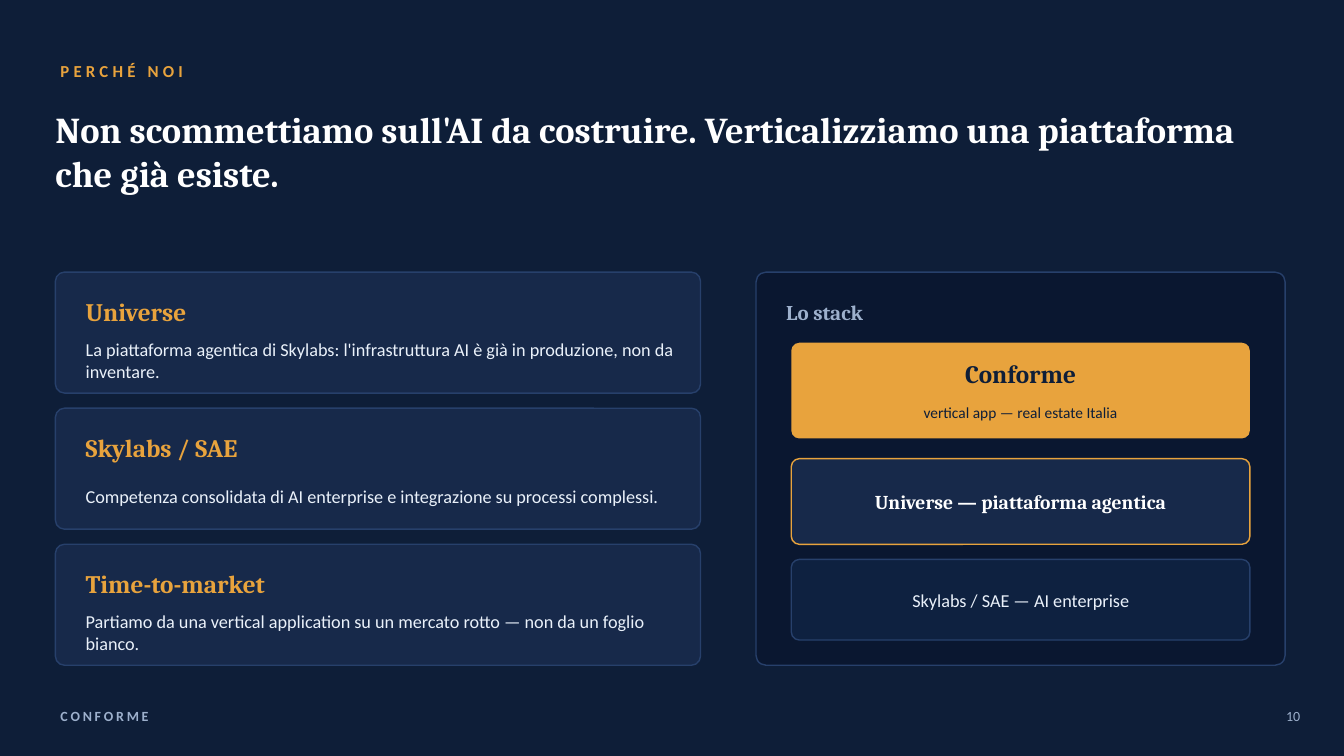
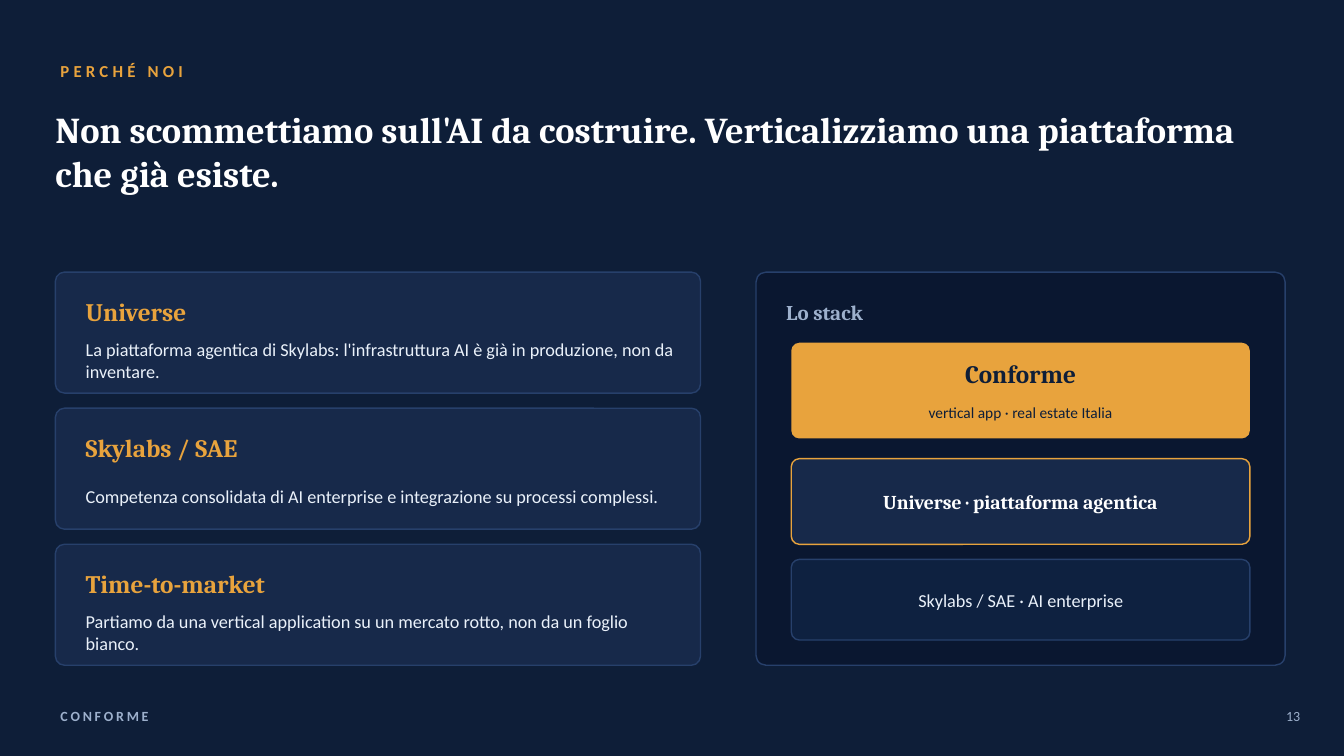
Before and after one commit to lucamartino-dev/Luca, a slide deck: slide 13 of proptech-deck/Conforme_Pitch.pptx (slide 10 before the commit). Drawn at 1344x756 pixels with LibreOffice and Linux fonts; fonts in the diff are those of the drawing. Boxes give left, top, right and bottom in pixels: in the first picture for what was removed or moved away, otherwise in the second. Text is boxed around its words. In the diff, an @@ line names an element or a change of style, - is before the commit and + after.

```diff
--- a/proptech-deck/Conforme_Pitch.pptx
+++ b/proptech-deck/Conforme_Pitch.pptx
@@ text at bbox=[929, 407, 1113, 421]: text changed @@
-vertical app — real estate Italia
+vertical app · real estate Italia
@@ text at bbox=[883, 495, 1157, 514]: text changed @@
-Universe — piattaforma agentica
+Universe · piattaforma agentica
@@ text at bbox=[918, 594, 1123, 610]: text changed @@
-Skylabs / SAE — AI enterprise
+Skylabs / SAE · AI enterprise
@@ text at bbox=[86, 615, 628, 650]: text changed @@
-Partiamo da una vertical application su un mercato rotto — non da un foglio bianco.
+Partiamo da una vertical application su un mercato rotto, non da un foglio bianco.
@@ text at bbox=[1286, 712, 1300, 721]: text changed @@
-10
+13
```
Also in this commit, not shown: 8 other slides changed, 3 slides added, 4 other files.
